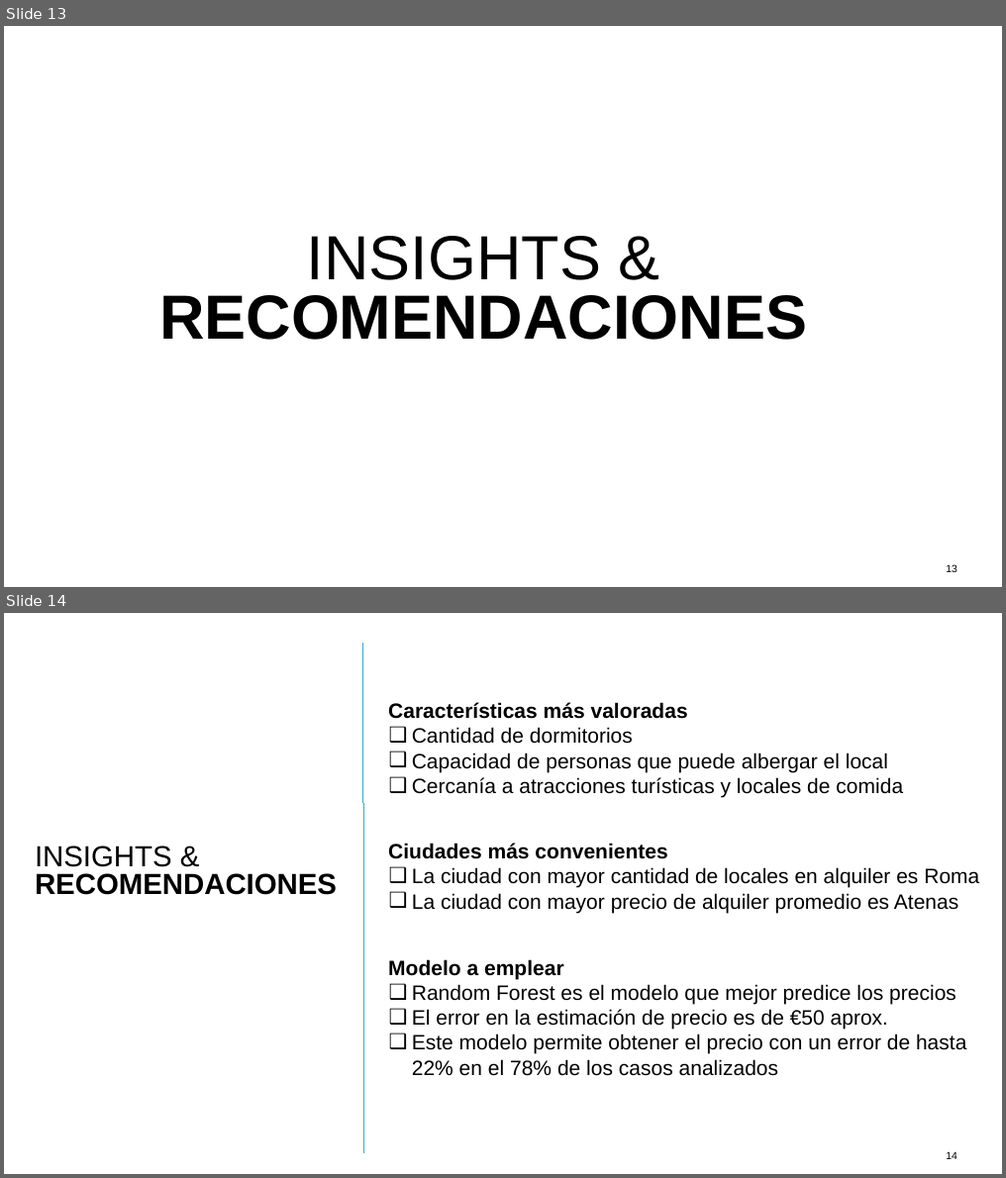
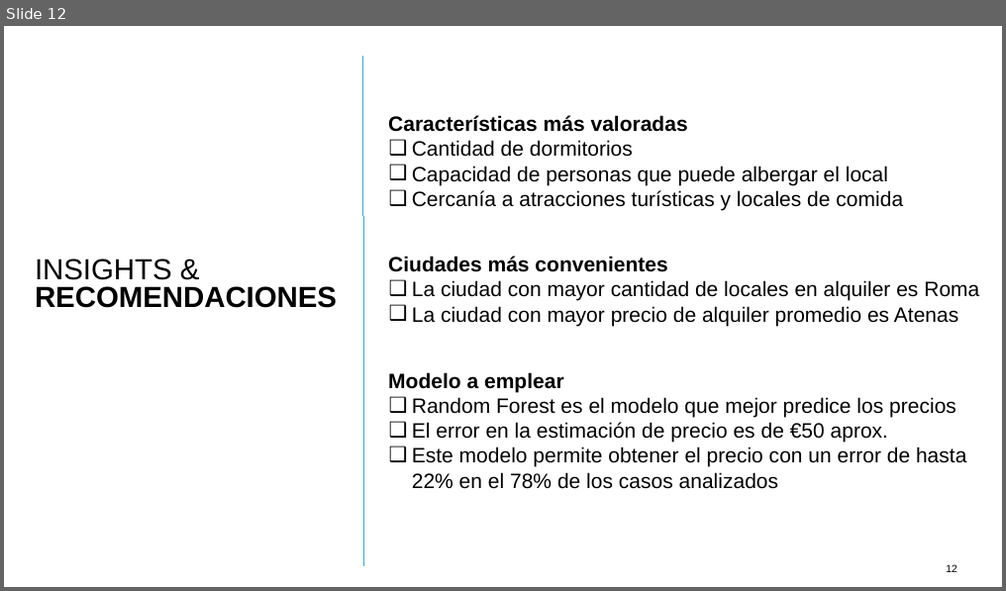
Before and after one commit to tekluis/CoderHouse, a slide deck: 11-PRESENTACION_TEK.pptx. Shown one above the other, each under a label of ours: slides 13 and 14 before the commit, slide 12 after it. The pictures are 1006x1178 and 1006x591 pixels, drawn with LibreOffice and Linux fonts; fonts in the diff are those of the drawing. Boxes give left, top, right and bottom in pixels: in the first picture for what was removed or moved away, otherwise in the second. Text is boxed around its words. In the diff, an @@ line names an element or a change of style, - is before the commit and + after.

```diff
--- a/11-PRESENTACION_TEK.pptx
+++ b/11-PRESENTACION_TEK.pptx
@@ slide 13 removed at <box>4,26,1002,587</box>, background #FFFFFF @@
@@ text removed at <box>159,236,807,340</box> @@
-INSIGHTS &
-RECOMENDACIONES
@@ page number removed at <box>945,565,957,572</box> @@
-13
@@ what was slide 14 is now slide 12 @@
@@ page number at <box>945,565,957,572</box>: text changed @@
-14
+12
```
Also in this commit, not shown: 1 slide changed, 1 other slide removed, 1 other file.
